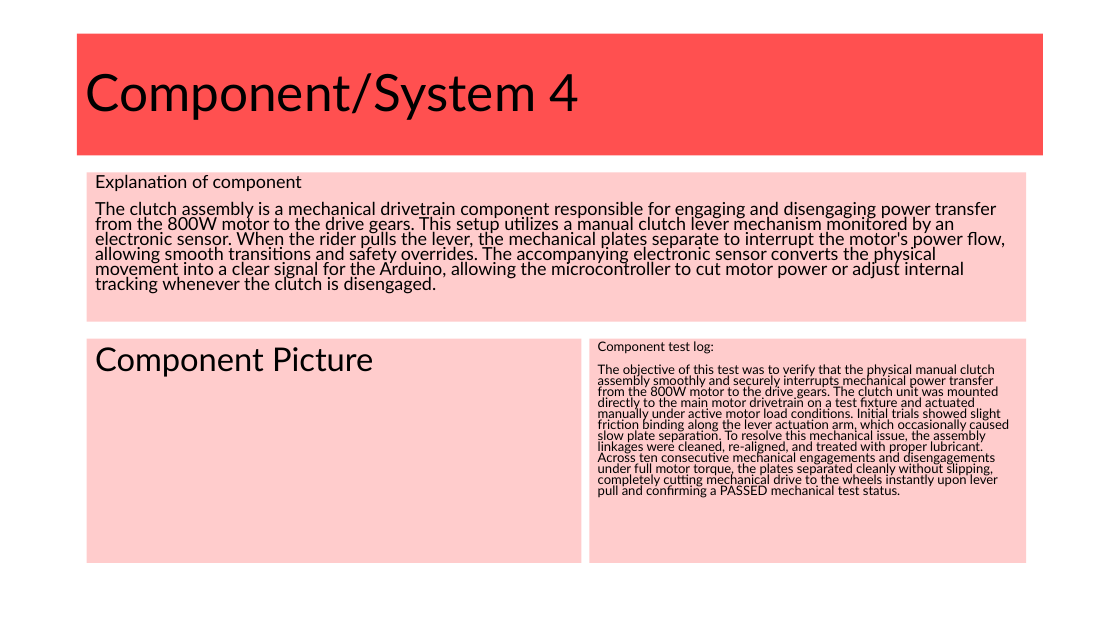
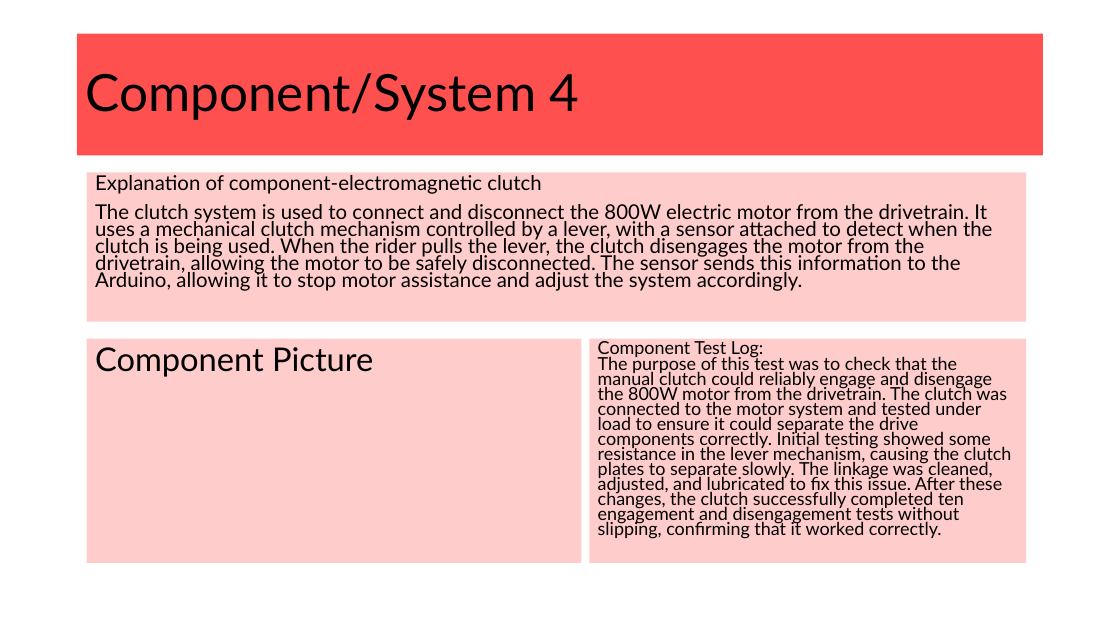
Before and after one commit to Heinrich70/Heinrich-13-Di-70cc-hybrid-pitbike, a slide deck: slide 21 of AS91904 Electronics Heinrich Venter.pptx (slide 20 before the commit). Drawn at 1120x630 pixels with LibreOffice and Linux fonts; fonts in the diff are those of the drawing. Boxes give left, top, right and bottom in pixels: in the first picture for what was removed or moved away, otherwise in the second. Text is boxed around its words. In the diff, an @@ line names an element or a change of style, - is before the commit and + after.

```diff
--- a/AS91904 Electronics Heinrich Venter.pptx
+++ b/AS91904 Electronics Heinrich Venter.pptx
@@ text at (95, 175, 992, 291): text changed; size 15.4 to 17.5 pt @@
-Explanation of component
-The clutch assembly is a mechanical drivetrain component responsible for engaging and disengaging power transfer from the 800W motor to the drive gears. This setup utilizes a manual clutch lever mechanism monitored by an electronic sensor. When the rider pulls the lever, the mechanical plates separate to interrupt the motor's power flow, allowing smooth transitions and safety overrides. The accompanying electronic sensor converts the physical movement into a clear signal for the Arduino, allowing the microcontroller to cut motor power or adjust internal tracking whenever the clutch is disengaged.
+Explanation of component-electromagnetic clutch
+The clutch system is used to connect and disconnect the 800W electric motor from the drivetrain. It uses a mechanical clutch mechanism controlled by a lever, with a sensor attached to detect when the clutch is being used. When the rider pulls the lever, the clutch disengages the motor from the drivetrain, allowing the motor to be safely disconnected. The sensor sends this information to the Arduino, allowing it to stop motor assistance and adjust the system accordingly.
@@ text in rectangle at (598, 341, 1012, 539): text changed; size 11.2 to 15.4 pt @@
-Component test log:
-The objective of this test was to verify that the physical manual clutch assembly smoothly and securely interrupts mechanical power transfer from the 800W motor to the drive gears. The clutch unit was mounted directly to the main motor drivetrain on a test fixture and actuated manually under active motor load conditions. Initial trials showed slight friction binding along the lever actuation arm, which occasionally caused slow plate separation. To resolve this mechanical issue, the assembly linkages were cleaned, re-aligned, and treated with proper lubricant. Across ten consecutive mechanical engagements and disengagements under full motor torque, the plates separated cleanly without slipping, completely cutting mechanical drive to the wheels instantly upon lever pull and confirming a PASSED mechanical test status.
+Component Test Log:
+The purpose of this test was to check that the manual clutch could reliably engage and disengage the 800W motor from the drivetrain. The clutch was connected to the motor system and tested under load to ensure it could separate the drive components correctly. Initial testing showed some resistance in the lever mechanism, causing the clutch plates to separate slowly. The linkage was cleaned, adjusted, and lubricated to fix this issue. After these changes, the clutch successfully completed ten engagement and disengagement tests without slipping, confirming that it worked correctly.
```
Also in this commit, not shown: 12 other slides changed, 1 slide added, 1 other file.
